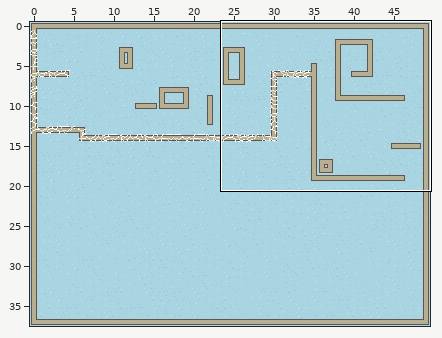
A Tiled map gets an edit: res/new_basic_level.tmx. Above, an overview of the earlier version with the close-up marked.
Close-up. As it was:
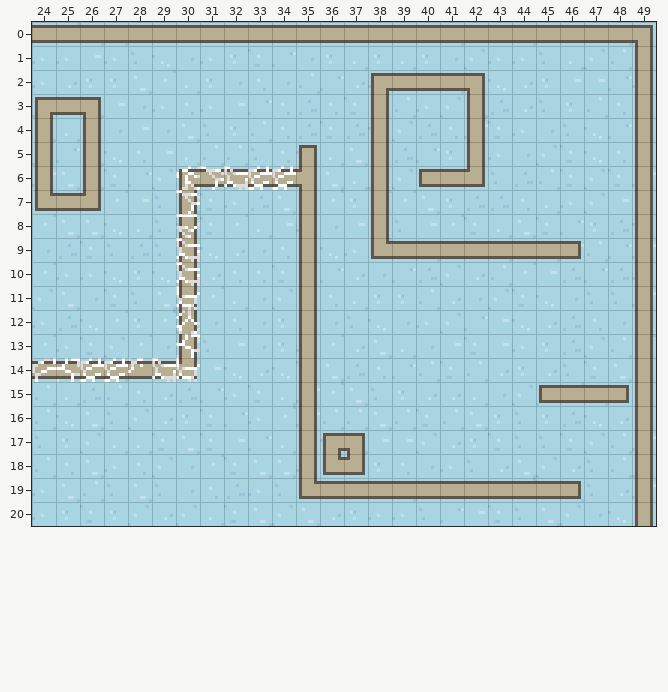
Cells are 8x8 px. Shown: x 24..49, y 0..20. The commit also changed other parts of the map, which this record leaves out. The old version is drawn lined up with the new one.
New version:
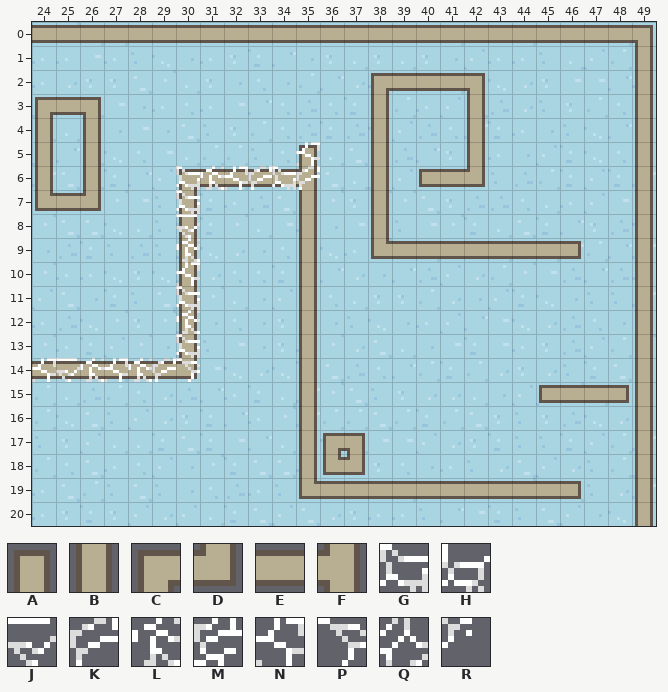
Key: from "small_basic_tiles": A 8, B 9, C 10, D 17, E 18, F 25, G 32 "spider_web", H 34 "spider_web", J 35 "spider_web", K 40 "spider_web", L 41 "spider_web", M 42 "spider_web", N 43 "spider_web", P 48 "spider_web", Q 49 "spider_web", R 51 "spider_web".
_ is an empty cell.
Objects are placed by their top-left corner, in cells (3,4 is the top-left corner of cell 3,4); size is 1x1 cell unless given.
The exact change:
map size 50x38 -> 50x22 cells
Layer "walls" (now hidden):
y 5: x 35 A -> _
y 6: x 30..35 CEEEEF -> ______
y 7: x 30 B -> _
y 9..13: x 30 B -> _
y 14: x 24..30 EEEEEED -> _______
Layer "terrain" (removed):
y 6: x 30..34 LPGMM -> _____
y 7: x 30 P -> _
y 9..10: x 30 G -> _
y 11: x 30 H -> _
y 12: x 30 Q -> _
y 13: x 30 N -> _
y 14: x 24..30 KNMMRGH -> _______
Layer "structures/static" (added):
added: A at 35,5
added: C at 30,6
added: F at 35,6
added: E at 31,6
added: E at 32,6
added: E at 33,6
added: E at 34,6
added: B at 30,7
added: B at 30,9
added: B at 30,10
added: B at 30,11
added: B at 30,12
added: B at 30,13
added: D at 30,14
added: E at 24,14
added: E at 26,14
added: E at 25,14
added: E at 27,14
added: E at 28,14
added: E at 29,14
Layer "structures/terrain" (added):
added: N "spider_web" at 35,5
added: G "spider_web" at 30,6
added: K "spider_web" at 35,6
added: K "spider_web" at 33,6
added: L "spider_web" at 31,6
added: G "spider_web" at 34,6
added: N "spider_web" at 32,6
added: G "spider_web" at 30,7
added: L "spider_web" at 30,9
added: N "spider_web" at 30,10
added: G "spider_web" at 30,11
added: L "spider_web" at 30,12
added: G "spider_web" at 30,13
added: P "spider_web" at 30,14
added: K "spider_web" at 29,14
added: L "spider_web" at 26,14
added: N "spider_web" at 27,14
added: N "spider_web" at 24,14
added: L "spider_web" at 28,14
added: J "spider_web" at 25,14
Where, in picture pixels (left, top, right, bottom), the same in both close-ups:
changed: (176, 142, 320, 214)
changed: (32, 238, 200, 382)
